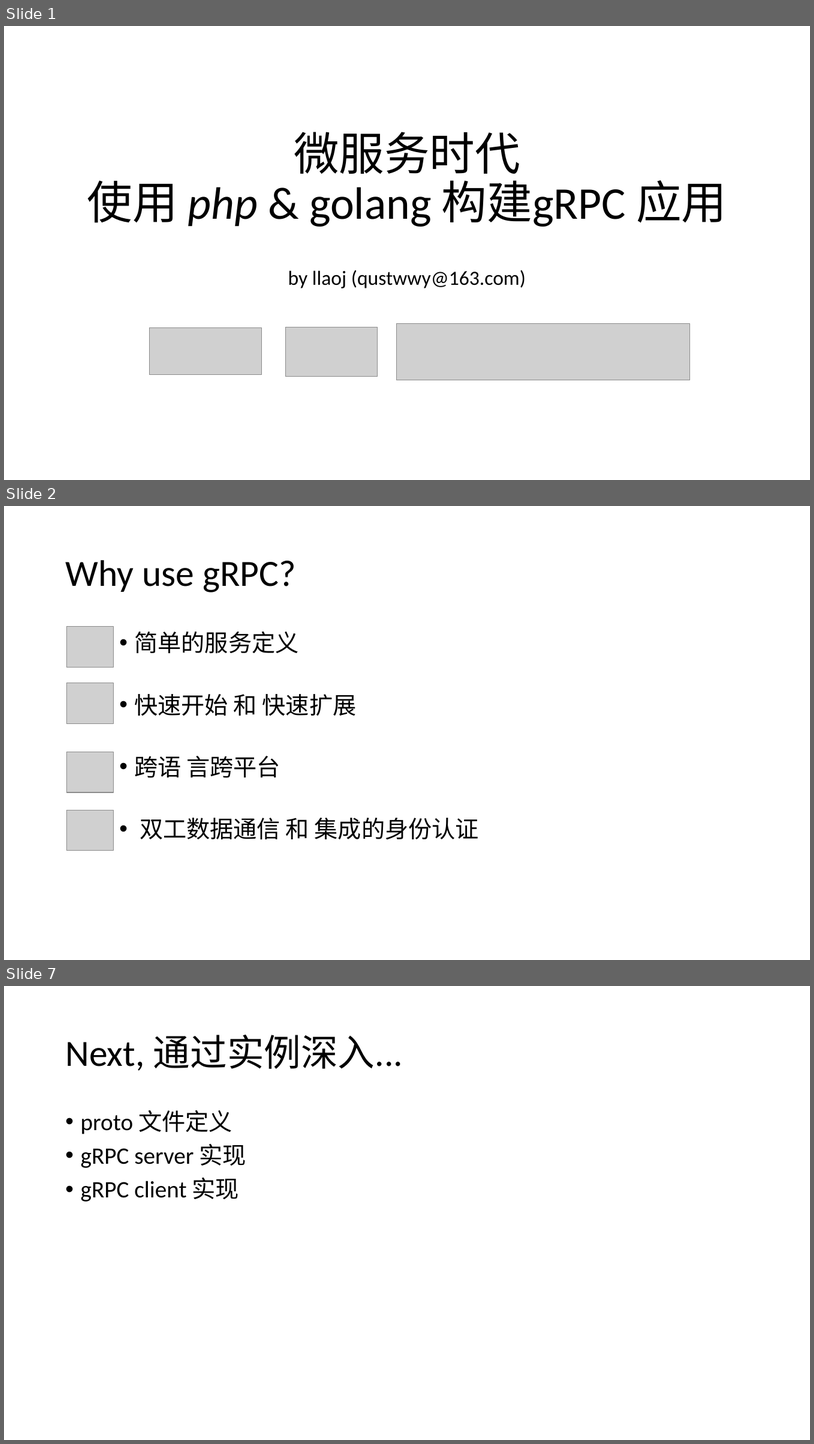
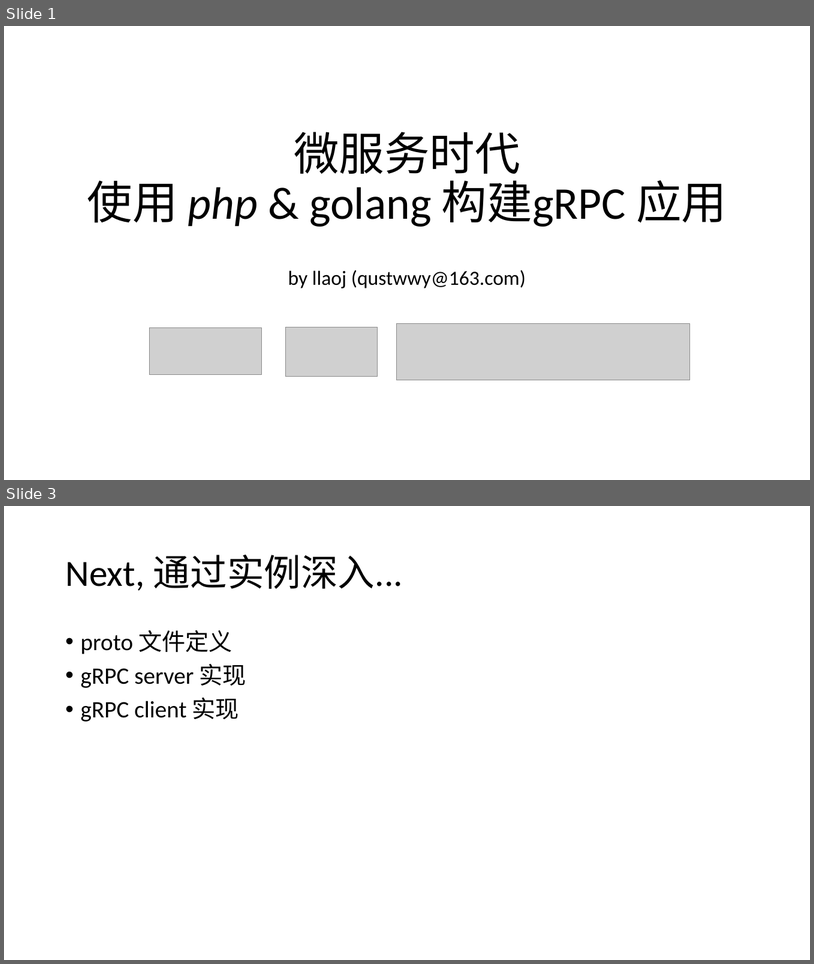
Before and after one commit to llaoj/my-share, a slide deck: grpc/index.pptx. Shown one above the other, each under a label of ours: slides 1, 2 and 7 before the commit, slides 1 and 3 after it; the slides between them are not shown. The pictures are 814x1444 and 814x964 pixels, drawn with LibreOffice and Linux fonts; fonts in the diff are those of the drawing; grey boxes stand for pictures. Boxes give left, top, right and bottom in pixels: in the first picture for what was removed or moved away, otherwise in the second. Text is boxed around its words. In the diff, an @@ line names an element or a change of style, - is before the commit and + after.

```diff
--- a/grpc/index.pptx
+++ b/grpc/index.pptx
@@ slide 2 removed at bbox=[4, 506, 810, 960], background #FFFFFF @@
@@ title removed at bbox=[65, 560, 296, 592] @@
-Why use gRPC?
@@ picture removed at bbox=[67, 627, 113, 667] @@
@@ text removed at bbox=[134, 631, 479, 840] @@
-• 简单的服务定义
-• 快速开始 和 快速扩展
-• 跨语 言跨平台
-• 双工数据通信 和 集成的身份认证
@@ picture removed at bbox=[67, 682, 113, 723] @@
@@ picture removed at bbox=[67, 751, 113, 792] @@
@@ picture removed at bbox=[67, 810, 113, 850] @@
@@ what was slide 7 is now slide 3 @@
```
Also in this commit, not shown: 6 slides changed, 4 other slides removed, 1 other file.
